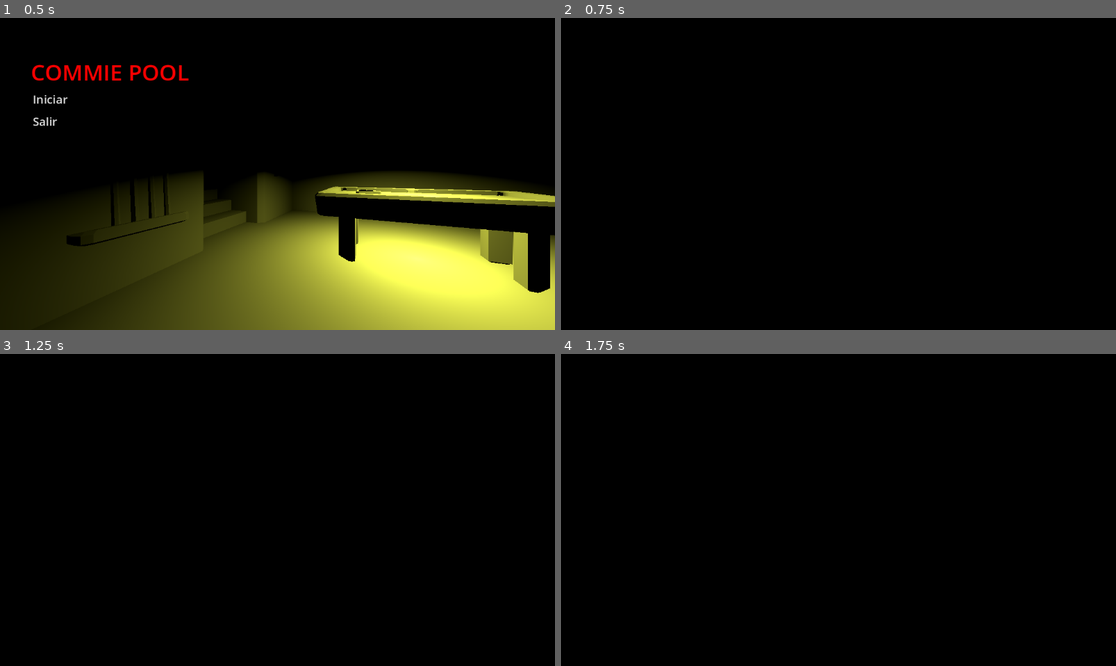
Above: before the commit, frames 1-4 (two rows, left to right).
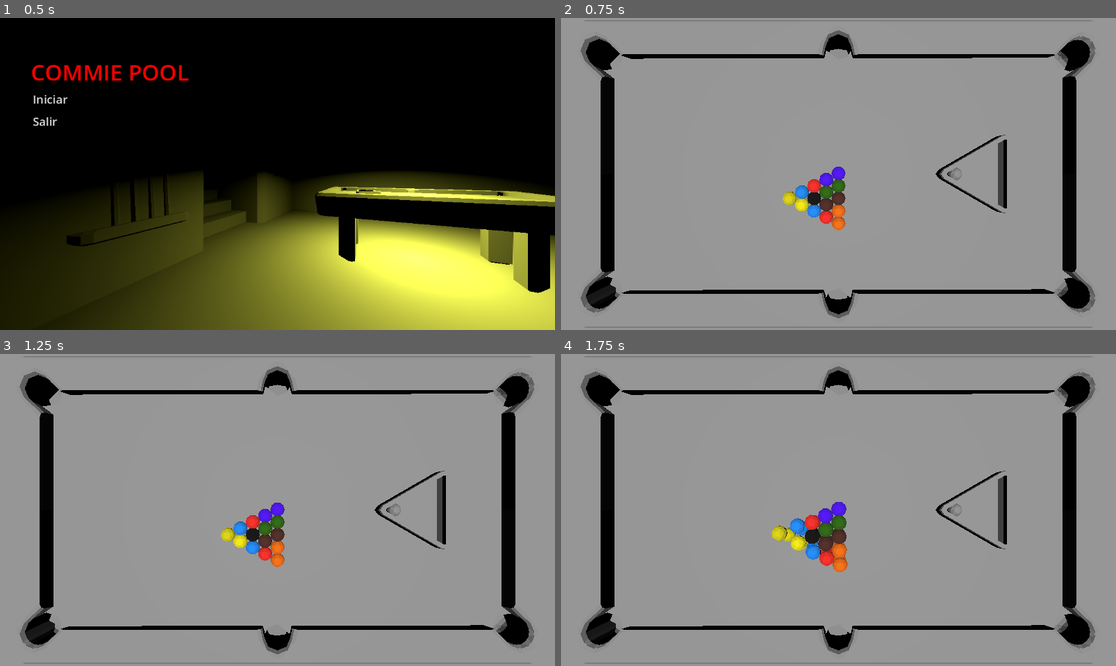
Above: after the commit, the same moments.

Repository: Corcho4433/commiepool-sourcecode
Game: Godot game, scene res://escenes/mainmenu.tscn
Two runs of this game, one before a commit and one after it. Both use one fixed random seed, a clock stepped at 60 frames per second and the inputs below.
Inputs (mouse positions are in pixels of both pictures, inside the frame that each line leads up to):
- Up to frame 1 (0.5 s): no input
- Up to frame 2 (0.75 s): click "Iniciar" at 0.5 s
- Up to frame 3 (1.25 s): no input
- Up to frame 4 (1.75 s): tap Enter at 1.25 s; move the mouse to (960, 494) at 1.27 s; click (960, 494) at 1.35 s

Frame 1 is identical in both runs. In frame 2, 93% of the frame differs, in the area x 0-100%, y 0-100%; in frame 3, 93%; in frame 4, 93%.

Commit message:
Changed table collisions

Diff:
--- /dev/null
+++ b/RayCast3D.gd
@@ -0,0 +1,15 @@
+extends RayCast3D
+
+
+# Called when the node enters the scene tree for the first time.
+func _ready():
+	pass # Replace with function body.
+
+
+# Called every frame. 'delta' is the elapsed time since the previous frame.
+func _process(delta):
+
+	if self.get_collider():
+		print(self.get_collider())
+
+	pass
--- a/components/ballArray.gd
+++ b/components/ballArray.gd
@@ -11,9 +11,9 @@
 
 func GenerateBalls():
 	var rows : int = 6
-	var dia = 0.5
-	var ofsetX = -1
-	var ofsetZ = -5
+	var dia = 0.05
+	var ofsetX = 0
+	var ofsetZ = 0
 	var index = 0
 	for col in range(5):
 		rows -= 1
@@ -24,7 +24,6 @@
 			newBallObject.setBallName(StartingArray[index])
 			newBallObject.setBallMass(1)
 			newBallObject.setBallPosition(new_position)
-			newBallObject.setBallTexture("dea")
 			CurrentArray.append(newBallObject)
 			index += 1
 
@@ -44,5 +43,4 @@
 	var ball : BallObject = CurrentArray[index]
 	ball.setBallName(newBallName)
 	ball.setBallMass(1)
-	ball.setBallTexture(newBallTexture)
 	pass
--- a/components/ballObject.gd
+++ b/components/ballObject.gd
@@ -4,9 +4,11 @@
 var ballScene : PackedScene = load("res://escenes/objects/ball.tscn")
 var ballName : String
 var ballMass : float
-var ballTexture
+var ballTexture : Material
 var ballPosition : Vector3
 var spawned : bool
+var ballCollisionShape : CollisionShape3D
+var ballMesh : MeshInstance3D
 
 func setBallName(newBallName : String):
 	ballName = newBallName
@@ -14,8 +16,9 @@
 func setBallMass(newBallMass : float):
 	ballMass = newBallMass
 
-func setBallTexture(newBallTexture):
+func setBallTexture(newBallTexture : Material):
 	ballTexture = newBallTexture
+	ballMesh.set_surface_override_material(0,ballTexture)
 
 
 func setBallPosition(newBallPosition : Vector3):
@@ -31,8 +34,8 @@
 
 func spawnBall():
 	var ball = ballScene.instantiate()
-	var ballCollision : CollisionShape3D = ball.get_node("CollisionShape3D")
-	var ballMesh : MeshInstance3D = ball.get_node("MeshInstance3D")
+	ballCollisionShape = ball.get_node("CollisionShape3D")
+	ballMesh =  ball.get_node("MeshInstance3D")
 	spawned = true
 	ballMesh.set_surface_override_material(0,self.get_texture(ballName))
 	add_child(ball)
--- a/escenes/GameEscene.tscn
+++ b/escenes/GameEscene.tscn
@@ -9,15 +9,13 @@
 ball_array = NodePath("BallsComponent")
 
 [node name="Camera3D" type="Camera3D" parent="."]
-transform = Transform3D(-4.37114e-08, -1, -4.37114e-08, 0, -4.37114e-08, 1, -1, 4.37114e-08, 1.91069e-15, 0, 7.96391, 0)
+transform = Transform3D(-4.37114e-08, -1, -4.37114e-08, 0, -4.37114e-08, 1, -1, 4.37114e-08, 1.91069e-15, 0, 0.713383, 0)
 current = true
 
 [node name="PoolTable" parent="." instance=ExtResource("3_8ne0i")]
-transform = Transform3D(8, 0, 0, 0, 8, 0, 0, 0, 8, 0, -0.0508201, 0)
 
 [node name="DirectionalLight3D" type="DirectionalLight3D" parent="."]
-transform = Transform3D(1, 0, 0, 0, 1.19249e-08, 1, 0, -1, 1.19249e-08, 0, 9.67869, 0)
-shadow_enabled = true
+transform = Transform3D(1, 0, 0, 0, 1.19249e-08, 1, 0, -1, 1.19249e-08, 0, 4.98076, 0)
 
 [node name="BallsComponent" type="Node" parent="."]
 script = ExtResource("4_7f1v5")
--- a/escenes/objects/ball.tscn
+++ b/escenes/objects/ball.tscn
@@ -1,12 +1,12 @@
 [gd_scene load_steps=4 format=3 uid="uid://sp1w1csj6psn"]
 
-[ext_resource type="ArrayMesh" path="res://resources/meshes/bolas_pool.obj" id="1_ktakn"]
+[ext_resource type="ArrayMesh" uid="uid://u5tyjo2jyfcr" path="res://resources/meshes/bolas_pool.obj" id="1_ktakn"]
 
 [sub_resource type="PhysicsMaterial" id="PhysicsMaterial_avylx"]
 bounce = 0.2
 
 [sub_resource type="SphereShape3D" id="SphereShape3D_4ndp0"]
-radius = 0.05
+radius = 0.0305491
 
 [node name="pelota" type="RigidBody3D"]
 physics_material_override = SubResource("PhysicsMaterial_avylx")
--- a/escenes/objects/pool_table.tscn
+++ b/escenes/objects/pool_table.tscn
@@ -1,19 +1,53 @@
-[gd_scene load_steps=3 format=3 uid="uid://tkhkinj6x1va"]
+[gd_scene load_steps=5 format=3 uid="uid://tkhkinj6x1va"]
 
 [ext_resource type="ArrayMesh" uid="uid://i1iwdm20pq6b" path="res://resources/meshes/habitacion_pool.obj" id="1_nxdwl"]
+[ext_resource type="Shape3D" uid="uid://bdc3d3u57i7ub" path="res://resources/shapes/pool_table.tres" id="2_423cj"]
 
-[sub_resource type="BoxShape3D" id="BoxShape3D_u7icf"]
-margin = 0.0
-size = Vector3(1, 0.222305, 2.17635)
+[sub_resource type="BoxShape3D" id="BoxShape3D_rt8lb"]
+size = Vector3(0.98291, 0.363434, 1.72433)
+
+[sub_resource type="BoxShape3D" id="BoxShape3D_7rud7"]
+size = Vector3(0.829, 0.363, 4.24002)
 
 [node name="PoolTable" type="StaticBody3D"]
-transform = Transform3D(1, 0, 0, 0, 1, 0, 0, 0, 1, 0, -0.0508201, 0)
-metadata/_edit_group_ = true
 
 [node name="MeshInstance3D" type="MeshInstance3D" parent="."]
 transform = Transform3D(1, 0, 0, 0, 1, 0, 0, 0, 1, 0, -2.80428, 0)
 mesh = ExtResource("1_nxdwl")
+metadata/_edit_lock_ = true
 
-[node name="CollisionShape3D" type="CollisionShape3D" parent="."]
-transform = Transform3D(-1, 0, 1.50996e-07, 0, 1, 0, -1.50996e-07, 0, -1, -0.00824988, -0.184685, -0.0217004)
-shape = SubResource("BoxShape3D_u7icf")
+[node name="TableCollision" type="CollisionShape3D" parent="."]
+transform = Transform3D(1, 0, 0, 0, 1, 0, 0, 0, 1, 0.00854492, -0.318283, 0.0139618)
+shape = SubResource("BoxShape3D_rt8lb")
+
+[node name="WallCollision" type="CollisionShape3D" parent="."]
+transform = Transform3D(1, 0, 0, 0, 1, 0, 0, 0, 1, 0.0171642, -0.246811, -1.00986)
+shape = ExtResource("2_423cj")
+
+[node name="WallCollision2" type="CollisionShape3D" parent="."]
+transform = Transform3D(1, 0, 0, 0, 1, 0, 0, 0, 1, -0.00108194, -0.246811, 1.01848)
+shape = ExtResource("2_423cj")
+
+[node name="WallCollision3" type="CollisionShape3D" parent="."]
+transform = Transform3D(-4.37114e-08, 0, 1, 0, 1, 0, -1, 0, -4.37114e-08, 0.551652, -0.242759, 0.471764)
+shape = ExtResource("2_423cj")
+
+[node name="WallCollision4" type="CollisionShape3D" parent="."]
+transform = Transform3D(-4.37114e-08, 0, 1, 0, 1, 0, -1, 0, -4.37114e-08, -0.547773, -0.246811, 0.476963)
+shape = ExtResource("2_423cj")
+
+[node name="WallCollision5" type="CollisionShape3D" parent="."]
+transform = Transform3D(-4.37114e-08, 0, 1, 0, 1, 0, -1, 0, -4.37114e-08, -0.555414, -0.239221, -0.478493)
+shape = ExtResource("2_423cj")
+
+[node name="WallCollision6" type="CollisionShape3D" parent="."]
+transform = Transform3D(-4.37114e-08, 0, 1, 0, 1, 0, -1, 0, -4.37114e-08, 0.551719, -0.246811, -0.480004)
+shape = ExtResource("2_423cj")
+
+[node name="TableCollision2" type="CollisionShape3D" parent="."]
+transform = Transform3D(1, 0, 0, 0, 1, 0, 0, 0, 1, 0.021, -0.318, -0.786146)
+shape = SubResource("BoxShape3D_7rud7")
+
+[node name="TableCollision3" type="CollisionShape3D" parent="."]
+transform = Transform3D(1, 0, 0, 0, 1, 0, 0, 0, 1, 0.021, -0.318, -1.04666)
+shape = SubResource("BoxShape3D_7rud7")
--- /dev/null
+++ b/resources/shapes/pool_table.tres
@@ -0,0 +1,4 @@
+[gd_resource type="BoxShape3D" format=3 uid="uid://bdc3d3u57i7ub"]
+
+[resource]
+size = Vector3(0.736224, 0.315628, 0.150061)
